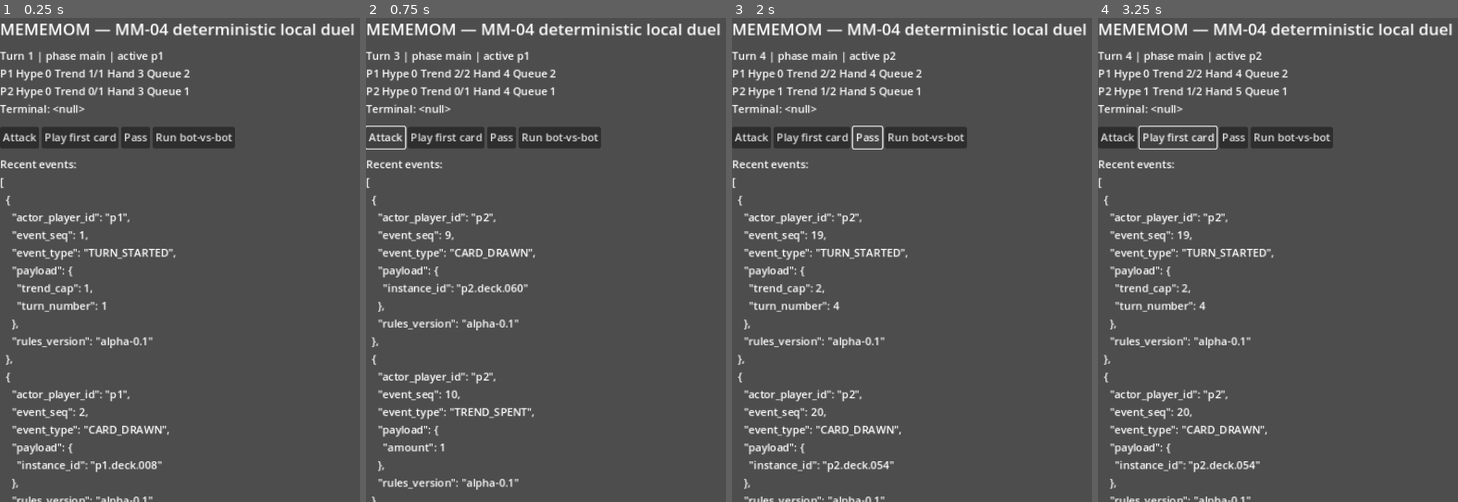
Above: before the commit, frames 1-4 (left to right).
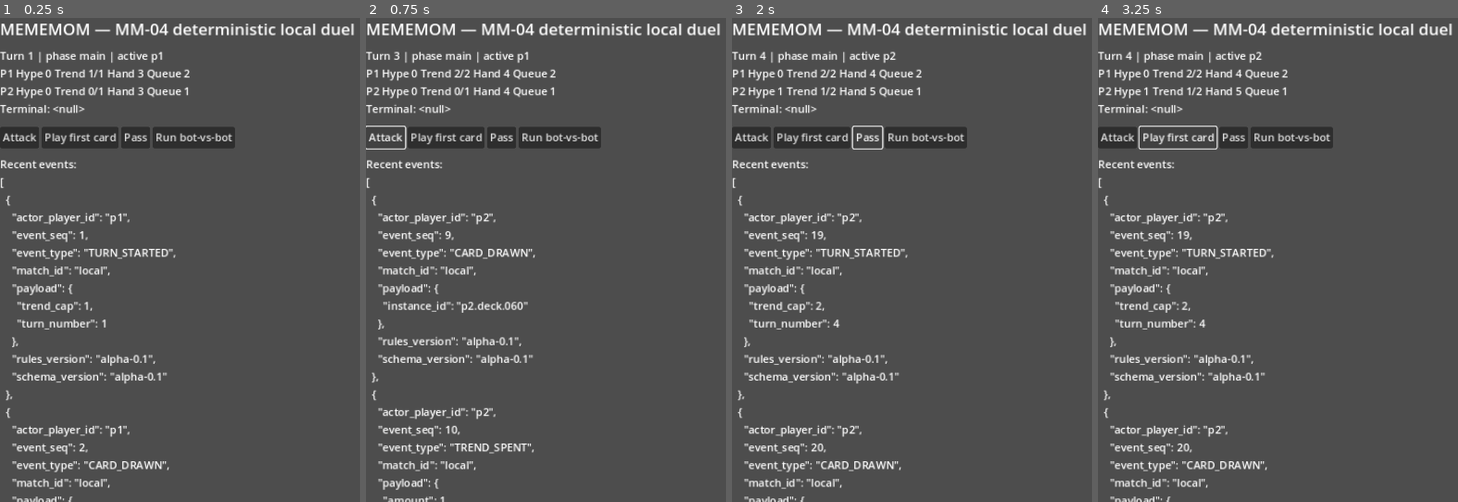
Above: after the commit, the same moments.

Repository: az1nn/meme-mon
Game: Godot game, scene res://scenes/Main.tscn
Two runs of this game, one before a commit and one after it. Both use one fixed random seed, a clock stepped at 60 frames per second and the inputs below.
Inputs:
- Up to frame 1 (0.25 s): no input
- Up to frame 2 (0.75 s): click "Attack" at 0.5 s
- Up to frame 3 (2 s): click "Pass" at 1.25 s
- Up to frame 4 (3.25 s): click "Run bot-vs-bot" at 2 s; click "Play first card" at 2.75 s

The runs differ from the first frame. In frame 1, 4.3% of the frame differs, in the area x 1-48%, y 51-100%; in frame 2, 4.7%, in the area x 1-47%, y 51-100%; in frame 3, 4.3%; in frame 4, 4.3%.

Commit message:
feat: enforce MM-03 runtime contract boundaries

Diff:
--- /dev/null
+++ b/src/data/contract_loader.gd
@@ -0,0 +1,88 @@
+class_name ContractLoader
+extends RefCounted
+
+const CardValidator = preload("res://src/domain/card_validator.gd")
+
+const SCHEMA_VERSION := "alpha-0.1"
+const RULES_VERSION := "alpha-0.1"
+const RNG_VERSION := "xorshift32-v1"
+
+func load_json(path: String) -> Dictionary:
+	if not FileAccess.file_exists(path):
+		return {"ok": false, "code": "FILE_NOT_FOUND"}
+	var parsed = JSON.parse_string(FileAccess.get_file_as_string(path))
+	if typeof(parsed) != TYPE_DICTIONARY:
+		return {"ok": false, "code": "SCHEMA_INVALID"}
+	return {"ok": true, "data": parsed}
+
+func catalog_from_definitions(definitions: Array) -> Dictionary:
+	var validator = CardValidator.new()
+	var loaded: Dictionary = {}
+	for raw in definitions:
+		if typeof(raw) != TYPE_DICTIONARY:
+			return {"ok": false, "code": "SCHEMA_INVALID"}
+		var card: Dictionary = raw
+		var verdict: Dictionary = validator.validate_card(card)
+		if not verdict["ok"]:
+			return {"ok": false, "code": verdict["code"], "card_id": card.get("card_id", "")}
+		if not card.has("edition_id"):
+			return {"ok": false, "code": "UNKNOWN_CARD_EDITION"}
+		loaded[str(card["edition_id"])] = card.duplicate(true)
+	return {"ok": true, "count": loaded.size(), "cards": loaded}
+
+func load_card_catalog(path: String) -> Dictionary:
+	var parsed: Dictionary = load_json(path)
+	if not parsed["ok"]:
+		return parsed
+	var data: Dictionary = parsed["data"]
+	if str(data.get("schema_version", "")) != SCHEMA_VERSION:
+		return {"ok": false, "code": "UNKNOWN_SCHEMA_VERSION"}
+	if str(data.get("rules_version", "")) != RULES_VERSION:
+		return {"ok": false, "code": "RULES_VERSION_MISMATCH"}
+	if not data.has("cards") or typeof(data["cards"]) != TYPE_ARRAY:
+		return {"ok": false, "code": "SCHEMA_INVALID"}
+	return catalog_from_definitions(data["cards"])
+
+func validate_card_fixture(path: String) -> Dictionary:
+	var parsed: Dictionary = load_json(path)
+	if not parsed["ok"]:
+		return parsed
+	var validator = CardValidator.new()
+	var verdict: Dictionary = validator.validate_card(parsed["data"])
+	if not verdict["ok"]:
+		return verdict
+	return {"ok": true, "card": parsed["data"]}
+
+func validate_match_state_file(path: String) -> Dictionary:
+	var parsed: Dictionary = load_json(path)
+	if not parsed["ok"]:
+		return parsed
+	return validate_match_state_data(parsed["data"])
+
+func validate_match_state_data(data: Dictionary) -> Dictionary:
+	if str(data.get("schema_version", "")) != SCHEMA_VERSION:
+		return {"ok": false, "code": "UNKNOWN_SCHEMA_VERSION"}
+	if str(data.get("rules_version", "")) != RULES_VERSION:
+		return {"ok": false, "code": "RULES_VERSION_MISMATCH"}
+	if str(data.get("rng_version", "")) != RNG_VERSION:
+		return {"ok": false, "code": "UNKNOWN_RNG_VERSION"}
+	for key in ["match_id", "match_seed", "rng_state", "rng_index", "turn_number", "phase", "active_player_id", "players", "pending_triggers", "next_event_seq", "terminal"]:
+		if not data.has(key):
+			return {"ok": false, "code": "SCHEMA_INVALID"}
+	if str(data["match_id"]).is_empty():
+		return {"ok": false, "code": "SCHEMA_INVALID"}
+	if int(data["turn_number"]) < 1 or int(data["next_event_seq"]) < 1 or int(data["rng_index"]) < 0:
+		return {"ok": false, "code": "SCHEMA_INVALID"}
+	if str(data["phase"]) not in ["setup", "start", "draw", "main", "end"]:
+		return {"ok": false, "code": "SCHEMA_INVALID"}
+	if typeof(data["players"]) != TYPE_ARRAY or data["players"].size() != 2:
+		return {"ok": false, "code": "SCHEMA_INVALID"}
+	for player in data["players"]:
+		if typeof(player) != TYPE_DICTIONARY:
+			return {"ok": false, "code": "SCHEMA_INVALID"}
+		for key in ["player_id", "deck", "hand", "active", "queue", "archive", "format", "hype", "trend", "turn_markers"]:
+			if not player.has(key):
+				return {"ok": false, "code": "SCHEMA_INVALID"}
+		if player["queue"].size() > 3:
+			return {"ok": false, "code": "SCHEMA_INVALID"}
+	return {"ok": true}
--- a/src/domain/bot.gd
+++ b/src/domain/bot.gd
@@ -9,7 +9,10 @@
 func choose_intent(engine) -> Dictionary:
 	var state: Dictionary = engine.state
 	var base := {
-		"match_id": "local",
+		"schema_version": "alpha-0.1",
+		"rules_version": "alpha-0.1",
+		"intent_id": "bot.%s.%d" % [player_id, int(state["next_event_seq"])],
+		"match_id": str(state["match_id"]),
 		"player_id": player_id,
 		"expected_event_seq": int(state["next_event_seq"])
 	}
--- a/src/domain/duel_engine.gd
+++ b/src/domain/duel_engine.gd
@@ -2,7 +2,7 @@
 extends RefCounted
 
 const MemeRng = preload("res://src/domain/rng.gd")
-const CardValidator = preload("res://src/domain/card_validator.gd")
+const ContractLoader = preload("res://src/data/contract_loader.gd")
 
 var cards: Dictionary = {}
 var state: Dictionary = {}
@@ -14,28 +14,16 @@
 var _queued_trigger_events: Array = []
 
 func load_card_definitions(definitions: Array) -> Dictionary:
-	var validator = CardValidator.new()
-	var loaded := {}
-	for raw in definitions:
-		if typeof(raw) != TYPE_DICTIONARY:
-			return {"ok": false, "code": "SCHEMA_INVALID"}
-		var card: Dictionary = raw
-		var verdict: Dictionary = validator.validate_card(card)
-		if not verdict["ok"]:
-			return {"ok": false, "code": verdict["code"], "card_id": card.get("card_id", "")}
-		if not card.has("edition_id"):
-			return {"ok": false, "code": "UNKNOWN_CARD_EDITION"}
-		loaded[str(card["edition_id"])] = card.duplicate(true)
-	cards = loaded
-	return {"ok": true, "count": cards.size()}
+	var result: Dictionary = ContractLoader.new().catalog_from_definitions(definitions)
+	if result["ok"]:
+		cards = result["cards"]
+	return {"ok": result["ok"], "code": result.get("code", "OK"), "count": result.get("count", 0)}
 
 func load_card_file(path: String) -> Dictionary:
-	if not FileAccess.file_exists(path):
-		return {"ok": false, "code": "FILE_NOT_FOUND"}
-	var parsed = JSON.parse_string(FileAccess.get_file_as_string(path))
-	if typeof(parsed) != TYPE_DICTIONARY or not parsed.has("cards"):
-		return {"ok": false, "code": "SCHEMA_INVALID"}
-	return load_card_definitions(parsed["cards"])
+	var result: Dictionary = ContractLoader.new().load_card_catalog(path)
+	if result["ok"]:
+		cards = result["cards"]
+	return {"ok": result["ok"], "code": result.get("code", "OK"), "count": result.get("count", 0)}
 
 func new_match(seed: int, deck_a: Array, deck_b: Array, first_player: String = "") -> Dictionary:
 	events = []
@@ -55,6 +43,7 @@
 		"schema_version": "alpha-0.1",
 		"rules_version": "alpha-0.1",
 		"rng_version": "xorshift32-v1",
+		"match_id": "local",
 		"match_seed": seed,
 		"turn_number": 1,
 		"phase": "setup",
@@ -115,7 +104,13 @@
 		return _reject("MATCH_NOT_STARTED")
 	if state["terminal"] != null:
 		return _reject("MATCH_ALREADY_ENDED")
-	if str(intent.get("match_id", "local")) != "local":
+	if str(intent.get("schema_version", "")) != "alpha-0.1":
+		return _reject("UNKNOWN_SCHEMA_VERSION")
+	if str(intent.get("rules_version", "")) != "alpha-0.1":
+		return _reject("RULES_VERSION_MISMATCH")
+	if str(intent.get("intent_id", "")).is_empty():
+		return _reject("SCHEMA_INVALID")
+	if str(intent.get("match_id", "")) != str(state["match_id"]):
 		return _reject("MATCH_ID_MISMATCH")
 	if int(intent.get("expected_event_seq", state["next_event_seq"])) != int(state["next_event_seq"]):
 		return _reject("STALE_EVENT_SEQ")
@@ -508,7 +503,7 @@
 	var p1_win := int(state["players"]["p1"]["hype"]) >= 5
 	var p2_win := int(state["players"]["p2"]["hype"]) >= 5
 	if p1_win and p2_win:
-		_end_match("", "simultaneous_hype")
+		_end_match("", "simultaneous")
 		return
 	if p1_win:
 		_end_match("p1", "hype")
@@ -535,18 +530,20 @@
 func _end_match(winner: String, reason: String) -> void:
 	if state.get("terminal", null) != null:
 		return
-	var result := "draw" if winner == "" else "win"
+	var result := "draw" if winner == "" else "player_win"
 	state["terminal"] = {"result": result, "winner_player_id": winner, "reason": reason}
 	state["phase"] = "terminal"
 	_emit("MATCH_ENDED", winner, state["terminal"].duplicate(true))
 
 func _emit(event_type: String, actor: String, payload: Dictionary) -> void:
 	var event := {
+		"schema_version": "alpha-0.1",
+		"rules_version": "alpha-0.1",
+		"match_id": str(state["match_id"]),
 		"event_seq": int(state["next_event_seq"]),
 		"event_type": event_type,
 		"actor_player_id": actor,
-		"payload": payload.duplicate(true),
-		"rules_version": "alpha-0.1"
+		"payload": payload.duplicate(true)
 	}
 	events.append(event)
 	state["next_event_seq"] = int(state["next_event_seq"]) + 1
@@ -563,6 +560,51 @@
 func _reject(code: String) -> Dictionary:
 	last_rejection = code
 	return {"ok": false, "code": code}
+
+func export_match_state() -> Dictionary:
+	var players_out: Array = []
+	for pid in ["p1", "p2"]:
+		var player: Dictionary = state["players"][pid]
+		players_out.append({
+			"player_id": pid,
+			"deck": _zone_editions(player["deck"]),
+			"hand": _zone_editions(player["hand"]),
+			"active": null if player["active"] == null else str(player["active"]["edition_id"]),
+			"queue": _zone_editions(player["queue"]),
+			"archive": _zone_editions(player["archive"]),
+			"format": null if player["format"] == null else str(player["format"]["edition_id"]),
+			"hype": int(player["hype"]),
+			"trend": {"current": int(player["trend"]["current"]), "cap": int(player["trend"]["cap"])},
+			"turn_markers": {
+				"baseline_attack_used": bool(player["turn_markers"]["baseline_attack_used"]),
+				"voluntary_switch_used": bool(player["turn_markers"]["voluntary_switch_used"])
+			}
+		})
+	var pending: Array = []
+	for trigger_event in _queued_trigger_events:
+		pending.append({"event": str(trigger_event)})
+	return {
+		"schema_version": "alpha-0.1",
+		"rules_version": "alpha-0.1",
+		"rng_version": "xorshift32-v1",
+		"match_id": str(state["match_id"]),
+		"match_seed": int(state["match_seed"]),
+		"rng_state": int(rng.state),
+		"rng_index": int(rng.rng_index),
+		"turn_number": int(state["turn_number"]),
+		"phase": "end" if state["terminal"] != null else str(state["phase"]),
+		"active_player_id": str(state["active_player_id"]),
+		"players": players_out,
+		"pending_triggers": pending,
+		"next_event_seq": int(state["next_event_seq"]),
+		"terminal": null if state["terminal"] == null else state["terminal"].duplicate(true)
+	}
+
+func _zone_editions(zone: Array) -> Array:
+	var out: Array = []
+	for instance in zone:
+		out.append(str(instance["edition_id"]))
+	return out
 
 func normalized_snapshot() -> String:
 	var snapshot := state.duplicate(true)
--- a/src/presentation/main.gd
+++ b/src/presentation/main.gd
@@ -46,7 +46,10 @@
 
 func _intent(kind: String, payload: Dictionary = {}) -> Dictionary:
 	return {
-		"match_id": "local",
+		"schema_version": "alpha-0.1",
+		"rules_version": "alpha-0.1",
+		"intent_id": "human.p1.%d.%s" % [int(engine.state["next_event_seq"]), kind],
+		"match_id": str(engine.state["match_id"]),
 		"player_id": "p1",
 		"expected_event_seq": int(engine.state["next_event_seq"]),
 		"kind": kind,
--- a/tests/run_tests.gd
+++ b/tests/run_tests.gd
@@ -2,6 +2,7 @@
 
 const MemeRng = preload("res://src/domain/rng.gd")
 const CardValidator = preload("res://src/domain/card_validator.gd")
+const ContractLoader = preload("res://src/data/contract_loader.gd")
 const DuelEngine = preload("res://src/domain/duel_engine.gd")
 const DeterministicBot = preload("res://src/domain/bot.gd")
 
@@ -19,6 +20,7 @@
 	_test_rng_zero_seed()
 	_test_rng_shuffle_replay()
 	_test_mm03_fixtures()
+	_test_contract_boundaries()
 	_test_twenty_cards_legal()
 	_test_setup_replay()
 	_test_opening_repair()
@@ -76,7 +78,7 @@
 	return deck
 
 func _intent(engine, pid: String, kind: String, payload: Dictionary = {}) -> Dictionary:
-	return {"match_id":"local","player_id":pid,"expected_event_seq":int(engine.state["next_event_seq"]),"kind":kind,"payload":payload}
+	return {"schema_version":"alpha-0.1","rules_version":"alpha-0.1","intent_id":"test.%s.%d.%s" % [pid, int(engine.state["next_event_seq"]), kind],"match_id":str(engine.state["match_id"]),"player_id":pid,"expected_event_seq":int(engine.state["next_event_seq"]),"kind":kind,"payload":payload}
 
 func _test_rng_known_sequence() -> void:
 	var r = MemeRng.new(123456789)
@@ -109,6 +111,30 @@
 	var invalid = JSON.parse_string(FileAccess.get_file_as_string("res://contracts/fixtures/mm-03-invalid-overbudget-card.json"))
 	_assert(validator.validate_card(legal)["ok"], "MM-03 legal fixture accepted")
 	_assert(validator.validate_card(invalid)["code"] == "CARD_STAT_OUT_OF_RANGE", "MM-03 overbudget fixture rejected")
+
+func _test_contract_boundaries() -> void:
+	var loader = ContractLoader.new()
+	var card_fixture: Dictionary = loader.validate_card_fixture("res://contracts/fixtures/mm-03-card-keyboard-cat.json")
+	_assert(card_fixture["ok"], "contract loader accepts MM-03 card fixture")
+	var match_fixture: Dictionary = loader.validate_match_state_file("res://contracts/fixtures/mm-03-match-state.json")
+	_assert(match_fixture["ok"], "contract loader accepts MM-03 MatchState fixture")
+	var raw_match = JSON.parse_string(FileAccess.get_file_as_string("res://contracts/fixtures/mm-03-match-state.json"))
+	raw_match["rng_version"] = "unknown-rng"
+	_assert(loader.validate_match_state_data(raw_match)["code"] == "UNKNOWN_RNG_VERSION", "contract loader fails closed on unknown RNG version")
+	var e = _engine()
+	var exported: Dictionary = e.export_match_state()
+	_assert(loader.validate_match_state_data(exported)["ok"], "runtime exports portable MatchState shape")
+	_assert(e.events.size() > 0, "runtime emits events")
+	var event: Dictionary = e.events[0]
+	_assert(str(event.get("schema_version", "")) == "alpha-0.1", "MatchEvent carries schema version")
+	_assert(str(event.get("rules_version", "")) == "alpha-0.1", "MatchEvent carries rules version")
+	_assert(str(event.get("match_id", "")) == "local", "MatchEvent carries match id")
+	var before: String = e.normalized_snapshot()
+	var bad_intent: Dictionary = _intent(e, str(e.state["active_player_id"]), "pass")
+	bad_intent["schema_version"] = "future"
+	var rejected: Dictionary = e.apply_intent(bad_intent)
+	_assert(not rejected["ok"] and rejected["code"] == "UNKNOWN_SCHEMA_VERSION", "intent boundary fails closed on unknown schema version")
+	_assert(e.normalized_snapshot() == before, "invalid contract intent has zero side effects")
 
 func _test_twenty_cards_legal() -> void:
 	var validator = CardValidator.new()
@@ -307,7 +333,7 @@
 	e.state["players"]["p1"]["active"]["hp_remaining"] = 0
 	e.state["players"]["p2"]["active"]["hp_remaining"] = 0
 	e.checkpoint_for_test()
-	_assert(e.state["terminal"] != null and e.state["terminal"]["result"] == "draw" and e.state["terminal"]["reason"] == "simultaneous_hype", "simultaneous Hype is draw")
+	_assert(e.state["terminal"] != null and e.state["terminal"]["result"] == "draw" and e.state["terminal"]["reason"] == "simultaneous", "simultaneous Hype is draw")
 
 func _test_activated_ability() -> void:
 	var e = _engine()
